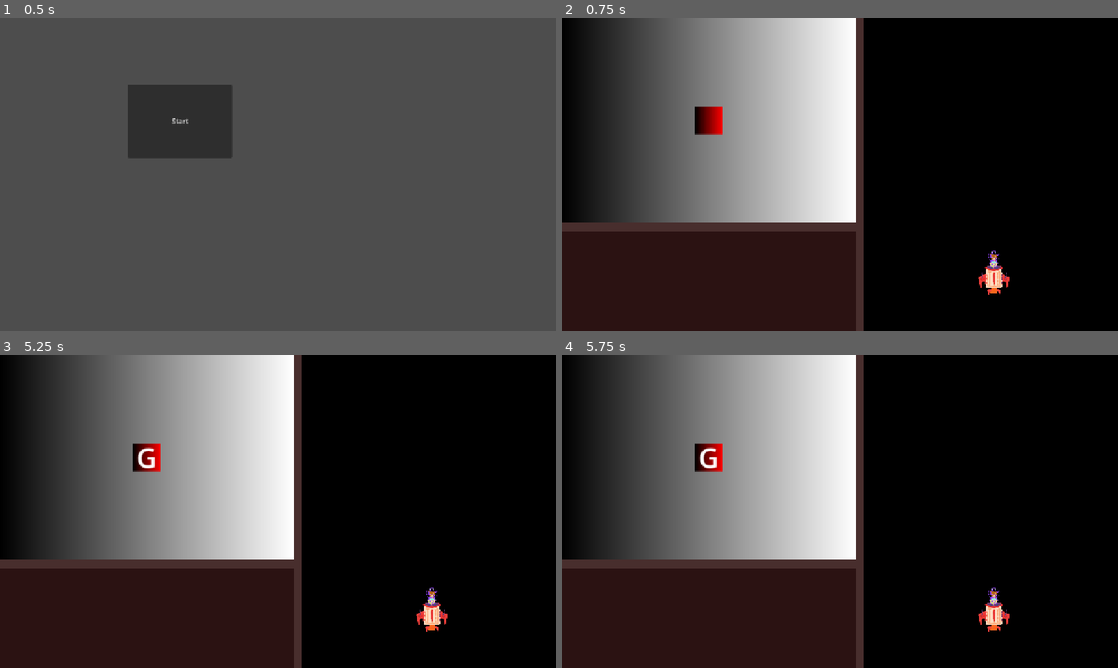
Above: before the commit, frames 1-4 (two rows, left to right).
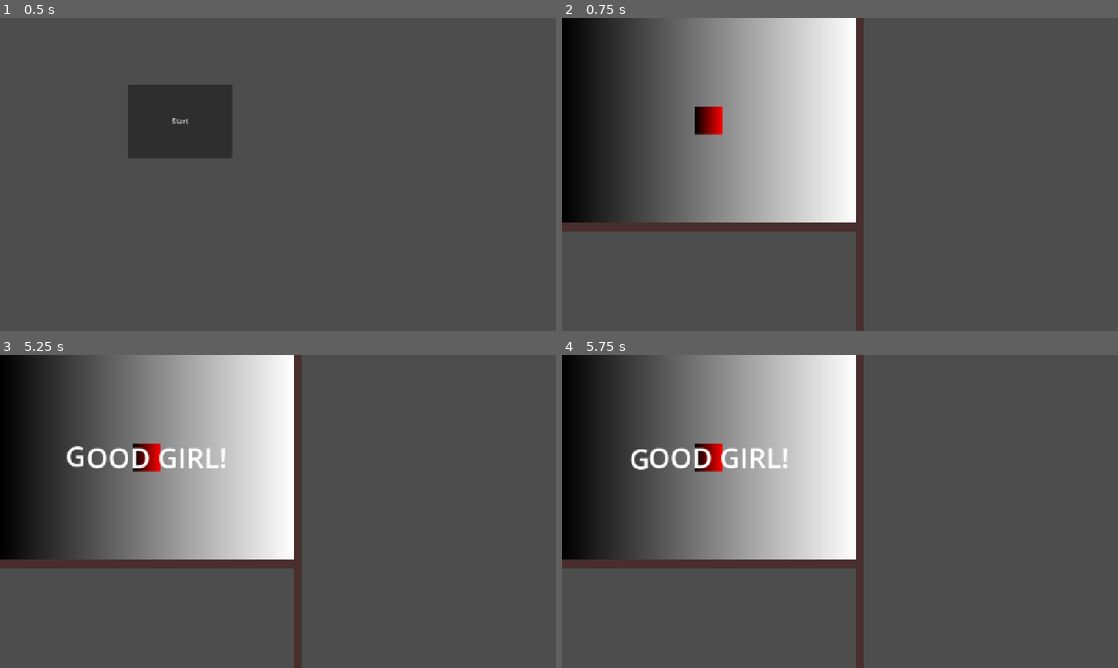
Above: after the commit, the same moments.

Repository: AverySimmons/Laika
Game: Godot game, scene res://01_Source/00_Main/00_Root/root_manager.tscn
Two runs of this game, one before a commit and one after it. Both use one fixed random seed, a clock stepped at 60 frames per second and the inputs below.
Inputs (mouse positions are in pixels of both pictures, inside the frame that each line leads up to):
- Up to frame 1 (0.5 s): no input
- Up to frame 2 (0.75 s): click "Start" at 0.5 s
- Up to frame 3 (5.25 s): tap Enter at 1.25, 2.75, 4.25 s; move the mouse to (400, 495) at 1.27 s; press the mouse at (400, 495) at 1.28 s; hold D (right) 1.28-2.03 s; tap Space at 2, 3.5, 5 s; move the mouse to (166, 527) at 2.02 s; release the mouse at (166, 527) at 2.03 s; hold S (down) 2.03-2.78 s; click (166, 527) at 2.1 s; move the mouse to (333, 442) at 2.77 s; press the mouse at (333, 442) at 2.78 s; hold D (right) 2.78-3.53 s; move the mouse to (250, 574) at 3.52 s; release the mouse at (250, 574) at 3.53 s; hold W (up) 3.53-4.28 s; click (250, 574) at 3.6 s; move the mouse to (444, 558) at 4.27 s; press the mouse at (444, 558) at 4.28 s; hold A (left) from 4.28 s (still down); move the mouse to (111, 464) at 5.02 s; release the mouse at (111, 464) at 5.03 s; click (111, 464) at 5.1 s
- Up to frame 4 (5.75 s): keep holding A (left)

Frame 1 is identical in both runs. In frame 2, 63% of the frame differs, in the area x 0-100%, y 0-100%; in frame 3, 63%; in frame 4, 63%.

Commit message:
custom cursors and minigame structure rework

Diff:
--- a/01_Source/00_Main/00_Root/Mouse/mouse.gd
+++ b/01_Source/00_Main/00_Root/Mouse/mouse.gd
@@ -1,66 +1,38 @@
 class_name Mouse
 extends Node
 
-enum {MENU, COCKPIT, COCKPIT_HOVER, SPACE}
+enum {NORMAL, INTERACT, GRAB, AIM}
+
+var cursor_type: int = NORMAL
+
+var _normal_cursor = preload("res://00_Assets/00_Sprites/cursor sprites/hand_cursor_normal.png").get_image()
+var _interact_cursor = preload("res://00_Assets/00_Sprites/cursor sprites/hand_cursor_interact.png").get_image()
+var _grab_cursor = preload("res://00_Assets/00_Sprites/cursor sprites/hand_cursor_grab.png").get_image()
+var _aim1_cursor = preload("res://00_Assets/00_Sprites/cursor sprites/spaceship_aim_cusor_1.png").get_image()
+var _aim2_cursor = preload("res://00_Assets/00_Sprites/cursor sprites/spaceship_aim_cusor_2.png").get_image()
 
 var _timer: float = 0
-var _cursor_type: int = MENU
-var _speed: float = 1
 var _last_cursor_image: Image
 
 func _process(delta: float) -> void:
 	_set_cursor()
 
-	_timer += delta * _speed
-
-func set_type(type) -> void:
-	match type:
-		MENU:
-			print("MENU")
-		COCKPIT:
-			print("COCKPIT")
-		SPACE:
-			print("SPACE")
-
-func _set_to_menu() -> void:
-	_cursor_type = MENU
-	_speed = 1
-
-func _set_to_cockpit() -> void:
-	_cursor_type = COCKPIT
-	_speed = 1.25
-
-func _set_to_cockpit_hover() -> void:
-	_cursor_type = COCKPIT_HOVER
-	_speed = 1.25
-
-func _set_to_space() -> void:
-	_cursor_type = SPACE
-	_speed = 2
+	_timer = fmod(_timer + delta * 2., 1.)
 
 func _set_cursor() -> void:
 	var cursor_image: Image
-	match _cursor_type:
-		MENU:
+	match cursor_type:
+		NORMAL:
+			cursor_image = _normal_cursor
+		INTERACT:
+			cursor_image = _interact_cursor
+		GRAB:
+			cursor_image = _grab_cursor
+		AIM:
 			if _timer > 0.5:
-				pass
+				cursor_image = _aim1_cursor
 			else:
-				pass
-		COCKPIT:
-			if _timer > 0.5:
-				pass
-			else:
-				pass
-		COCKPIT_HOVER:
-			if _timer > 0.5:
-				pass
-			else:
-				pass
-		SPACE:
-			if _timer > 0.5:
-				pass
-			else:
-				pass
+				cursor_image = _aim2_cursor
 
 	if cursor_image != _last_cursor_image:
 		Input.set_custom_mouse_cursor(cursor_image)
--- a/01_Source/00_Main/01_Game/game_manager.gd
+++ b/01_Source/00_Main/01_Game/game_manager.gd
@@ -4,7 +4,7 @@
 @onready var living_space_container: SubViewportContainer = $Control/ScreenContainer/CockpitContainer/LivingSpaceContainer
 @onready var control_panel_container: SubViewportContainer = $Control/ScreenContainer/CockpitContainer/ControlPanelContainer
 @onready var space_container: SubViewportContainer = $Control/ScreenContainer/SpaceContainer
-@onready var living_space
+@onready var living_space: Node2D = $Control/ScreenContainer/CockpitContainer/LivingSpaceContainer/SubViewport/CockpitLevel
 @onready var control_panel
 @onready var space
 
@@ -23,11 +23,10 @@
 	space_container.mouse_entered.connect(_space_mouse_entered)
 
 func _cockpit_mouse_entered() -> void:
-	Data.custom_mouse.set_type(Mouse.COCKPIT)
 	current_focus = COCKPIT
 
 func _space_mouse_entered() -> void:
-	Data.custom_mouse.set_type(Mouse.SPACE)
+	Data.custom_mouse.cursor_type = Mouse.AIM
 	current_focus = SPACE
 
 func _handle_click() -> void:
@@ -47,4 +46,4 @@
 
 		var mouse_pos = get_global_mouse_position()
 		var local_mouse_pos = mouse_pos - living_space_container.global_position
-		#living_space.handle_click(local_mouse_pos, is_click, is_held)
+		living_space.handle_mouse(local_mouse_pos, is_click, is_held)
--- a/01_Source/00_Main/01_Game/game_manager.tscn
+++ b/01_Source/00_Main/01_Game/game_manager.tscn
@@ -1,8 +1,7 @@
-[gd_scene load_steps=4 format=3 uid="uid://dessid8kik7r8"]
+[gd_scene load_steps=3 format=3 uid="uid://dessid8kik7r8"]
 
 [ext_resource type="Script" uid="uid://v3dj5mt8ovw0" path="res://01_Source/00_Main/01_Game/game_manager.gd" id="1_gu7u4"]
 [ext_resource type="PackedScene" uid="uid://c31iito6ph7xe" path="res://01_Source/02_Cockpit/00_Level/cockpit_level.tscn" id="2_kcsw3"]
-[ext_resource type="Texture2D" uid="uid://c7i71lns6i3vf" path="res://00_Assets/00_Sprites/space sprites/laika_spaceship.png" id="2_xao3e"]
 
 [node name="GameManager" type="Node2D"]
 script = ExtResource("1_gu7u4")
@@ -73,11 +72,6 @@
 size = Vector2i(675, 230)
 render_target_update_mode = 4
 
-[node name="ColorRect" type="ColorRect" parent="Control/ScreenContainer/CockpitContainer/ControlPanelContainer"]
-custom_minimum_size = Vector2(675, 230)
-layout_mode = 2
-color = Color(0.17, 0.0714, 0.0730433, 1)
-
 [node name="BorderVert" type="TextureRect" parent="Control/ScreenContainer"]
 custom_minimum_size = Vector2(20, 0)
 layout_mode = 2
@@ -98,13 +92,3 @@
 handle_input_locally = false
 size = Vector2i(585, 720)
 render_target_update_mode = 4
-
-[node name="ColorRect" type="ColorRect" parent="Control/ScreenContainer/SpaceContainer"]
-custom_minimum_size = Vector2(585, 720)
-layout_mode = 2
-color = Color(0, 0, 0, 1)
-
-[node name="LaikaSpaceship" type="Sprite2D" parent="Control/ScreenContainer/SpaceContainer"]
-position = Vector2(299, 585)
-scale = Vector2(0.3, 0.3)
-texture = ExtResource("2_xao3e")
--- a/01_Source/02_Cockpit/00_Level/cockpit_level.gd
+++ b/01_Source/02_Cockpit/00_Level/cockpit_level.gd
@@ -36,3 +36,8 @@
 		if laika_mouse_dist < _LAIKA_CLICK_RADIUS:
 			in_minigame = true
 			# enter minigame
+
+	if is_held:
+		Data.custom_mouse.cursor_type = Mouse.GRAB
+	else:
+		Data.custom_mouse.cursor_type = Mouse.NORMAL
--- /dev/null
+++ b/01_Source/02_Cockpit/02_Minigames/00_Letters/letter_lock.gd
@@ -0,0 +1,72 @@
+class_name LetterLock
+extends Node2D
+
+signal success()
+
+@onready var label: RichTextLabel = $Label
+@onready var animation_player: AnimationPlayer = $AnimationPlayer
+
+var letters: String
+
+var _letter_queue = []
+var _frame_used = false
+var _spaces = 0
+
+func _ready() -> void:
+	for l in letters:
+		if l != ' ':
+			_letter_queue.push_back(str(l))
+		else:
+			_spaces += 1
+
+	_update_text()
+
+func _process(delta: float) -> void:
+	_frame_used = false
+
+func _input(event: InputEvent) -> void:
+	if _frame_used: return
+	if not _letter_queue: return
+
+	var correct_input = event.as_text() == _letter_queue[0] or \
+		(_letter_queue[0] == '!' and event.as_text() == "Shift+1")
+
+	if correct_input and not event.is_released() \
+			and not event.is_echo():
+		_progress_queue()
+
+		if not _letter_queue:
+			_complete()
+
+func _update_text() -> void:
+	var new_text = "[color=#bababa90]"
+	var ind = letters.length() - _letter_queue.size() - _spaces
+	var close_shake = false
+	for l in letters:
+		if l == ' ':
+			new_text += l
+			continue
+
+		if ind == 0:
+			new_text += "[/color]"
+			new_text += "[shake rate=25.0 level=40 connected=0]"
+			close_shake = true
+
+		new_text += l
+
+		if close_shake:
+			new_text += "[/shake]"
+			close_shake = false
+
+		ind -= 1
+
+	label.text = new_text
+
+func _progress_queue() -> void:
+	_letter_queue.pop_front()
+	_frame_used = true
+
+	_update_text()
+
+func _complete() -> void:
+	success.emit()
--- /dev/null
+++ b/01_Source/02_Cockpit/02_Minigames/00_Letters/letter_lock.tscn
@@ -0,0 +1,36 @@
+[gd_scene load_steps=5 format=3 uid="uid://d00cxx6be72xg"]
+
+[ext_resource type="Script" uid="uid://dhyuq66760pca" path="res://01_Source/02_Cockpit/02_Minigames/00_Letters/letter_lock.gd" id="1_ub6yc"]
+
+[sub_resource type="Animation" id="Animation_ub6yc"]
+resource_name = "Enter"
+
+[sub_resource type="Animation" id="Animation_5xews"]
+resource_name = "Exit"
+
+[sub_resource type="AnimationLibrary" id="AnimationLibrary_x4yht"]
+_data = {
+&"Enter": SubResource("Animation_ub6yc"),
+&"Exit": SubResource("Animation_5xews")
+}
+
+[node name="LetterLock" type="Node2D"]
+script = ExtResource("1_ub6yc")
+
+[node name="Label" type="RichTextLabel" parent="."]
+custom_minimum_size = Vector2(500, 200)
+offset_left = -250.0
+offset_top = -100.0
+offset_right = 250.0
+offset_bottom = 100.0
+theme_override_font_sizes/normal_font_size = 64
+bbcode_enabled = true
+text = "[color=#bababa90]G[/color][shake rate=25.0 level=40 connected=0]O[/shake]OD GIRL!"
+autowrap_mode = 0
+horizontal_alignment = 1
+vertical_alignment = 1
+
+[node name="AnimationPlayer" type="AnimationPlayer" parent="."]
+libraries = {
+&"": SubResource("AnimationLibrary_x4yht")
+}
--- a/01_Source/02_Cockpit/02_Minigames/00_Letters/task_letter.gd
+++ /dev/null
@@ -1,15 +0,0 @@
-class_name TaskLetter
-extends Node2D
-
-@onready var label: Label = $Label
-@onready var animation_player: AnimationPlayer = $AnimationPlayer
-
-var letter: String
-
-func _ready() -> void:
-	label.text = letter
-
-func despawn() -> void:
-	animation_player.play("Exit")
-	await animation_player.animation_finished
-	queue_free()
--- a/01_Source/02_Cockpit/02_Minigames/00_Letters/task_letter.tscn
+++ /dev/null
@@ -1,116 +0,0 @@
-[gd_scene load_steps=7 format=3 uid="uid://8yecf0u1c6re"]
-
-[ext_resource type="Script" uid="uid://borykwnrmddj1" path="res://01_Source/02_Cockpit/02_Minigames/00_Letters/task_letter.gd" id="1_x4s0f"]
-
-[sub_resource type="LabelSettings" id="LabelSettings_w2thv"]
-font_size = 64
-
-[sub_resource type="Animation" id="Animation_w2thv"]
-resource_name = "Enter"
-length = 0.2
-tracks/0/type = "value"
-tracks/0/imported = false
-tracks/0/enabled = true
-tracks/0/path = NodePath("Label:position")
-tracks/0/interp = 1
-tracks/0/loop_wrap = true
-tracks/0/keys = {
-"times": PackedFloat32Array(0, 0.2),
-"transitions": PackedFloat32Array(0.35, 1),
-"update": 0,
-"values": [Vector2(-150, 50), Vector2(-150, -100)]
-}
-tracks/1/type = "value"
-tracks/1/imported = false
-tracks/1/enabled = true
-tracks/1/path = NodePath("Label:self_modulate")
-tracks/1/interp = 1
-tracks/1/loop_wrap = true
-tracks/1/keys = {
-"times": PackedFloat32Array(0, 0.2),
-"transitions": PackedFloat32Array(0.35, 1),
-"update": 0,
-"values": [Color(1, 1, 1, 0), Color(1, 1, 1, 1)]
-}
-
-[sub_resource type="Animation" id="Animation_x4s0f"]
-resource_name = "Exit"
-length = 0.1
-tracks/0/type = "value"
-tracks/0/imported = false
-tracks/0/enabled = true
-tracks/0/path = NodePath("Label:self_modulate")
-tracks/0/interp = 1
-tracks/0/loop_wrap = true
-tracks/0/keys = {
-"times": PackedFloat32Array(0, 0.1),
-"transitions": PackedFloat32Array(0.35, 1),
-"update": 0,
-"values": [Color(1, 1, 1, 1), Color(1, 1, 1, 0)]
-}
-tracks/1/type = "value"
-tracks/1/imported = false
-tracks/1/enabled = true
-tracks/1/path = NodePath("Label:position")
-tracks/1/interp = 1
-tracks/1/loop_wrap = true
-tracks/1/keys = {
-"times": PackedFloat32Array(0, 0.1),
-"transitions": PackedFloat32Array(0.35, 1),
-"update": 0,
-"values": [Vector2(-150, -99.999), Vector2(-150, -110)]
-}
-
-[sub_resource type="Animation" id="Animation_ekjxl"]
-length = 0.001
-tracks/0/type = "value"
-tracks/0/imported = false
-tracks/0/enabled = true
-tracks/0/path = NodePath("Label:position")
-tracks/0/interp = 1
-tracks/0/loop_wrap = true
-tracks/0/keys = {
-"times": PackedFloat32Array(0),
-"transitions": PackedFloat32Array(1),
-"update": 0,
-"values": [Vector2(-150, -100)]
-}
-tracks/1/type = "value"
-tracks/1/imported = false
-tracks/1/enabled = true
-tracks/1/path = NodePath("Label:self_modulate")
-tracks/1/interp = 1
-tracks/1/loop_wrap = true
-tracks/1/keys = {
-"times": PackedFloat32Array(0),
-"transitions": PackedFloat32Array(1),
-"update": 0,
-"values": [Color(1, 1, 1, 1)]
-}
-
-[sub_resource type="AnimationLibrary" id="AnimationLibrary_ekjxl"]
-_data = {
-&"Enter": SubResource("Animation_w2thv"),
-&"Exit": SubResource("Animation_x4s0f"),
-&"RESET": SubResource("Animation_ekjxl")
-}
-
-[node name="TaskLetter" type="Node2D"]
-script = ExtResource("1_x4s0f")
-
-[node name="Label" type="Label" parent="."]
-custom_minimum_size = Vector2(300, 200)
-offset_left = -150.0
-offset_top = -100.0
-offset_right = 150.0
-offset_bottom = 100.0
-text = "W"
-label_settings = SubResource("LabelSettings_w2thv")
-horizontal_alignment = 1
-vertical_alignment = 1
-
-[node name="AnimationPlayer" type="AnimationPlayer" parent="."]
-libraries = {
-&"": SubResource("AnimationLibrary_ekjxl")
-}
-autoplay = "Enter"
--- a/01_Source/02_Cockpit/02_Minigames/Pet/pet_minigame.gd
+++ b/01_Source/02_Cockpit/02_Minigames/Pet/pet_minigame.gd
@@ -9,7 +9,6 @@
 	_locks = 2
 
 func _process(delta: float) -> void:
-	super._process(delta)
 
 	handle_mouse(get_global_mouse_position(), Input.is_action_just_pressed("click"), Input.is_action_pressed("click"))
 	#print(_mouse_dist)
@@ -30,7 +29,6 @@
 		_mouse_dist += _last_mouse_position.distance_to(local_mouse_pos)
 		if _mouse_dist > _NEEDED_MOUSE_DIST:
 			_open_lock()
-			_extend_letter_queue("GOOD_GIRL")
-			_spawn_letter()
+			_spawn_letter_lock("GOOD GIRL!")
 
 	_last_mouse_position = local_mouse_pos
--- a/01_Source/02_Cockpit/02_Minigames/minigame.gd
+++ b/01_Source/02_Cockpit/02_Minigames/minigame.gd
@@ -3,51 +3,21 @@
 
 signal success()
 
-@onready var _letter_scene = preload("res://01_Source/02_Cockpit/02_Minigames/00_Letters/task_letter.tscn")
+@onready var _letter_lock_scene = preload("res://01_Source/02_Cockpit/02_Minigames/00_Letters/letter_lock.tscn")
 
 var _locks = 0
-var _letter_queue = []
-var _current_letter: TaskLetter
-var _letter_timer = 0
 
-func _process(delta: float) -> void:
-	_letter_timer -= delta
-
-func _input(event: InputEvent) -> void:
-
-	## need to make sure that holding it down doesnt work
-	if _letter_queue and _letter_queue[0] == event.as_text() \
-			and event.is_pressed() and not event.is_echo() and _letter_timer <= 0:
-
-		_letter_queue.pop_front()
-		_despawn_letter()
-		if _letter_queue:
-			_spawn_letter()
-		else:
-			_open_lock()
-
-func _spawn_letter() -> void:
-	_current_letter = _letter_scene.instantiate()
-	_current_letter.global_position = Data.LIVING_SPACE_SIZE / 2.
-	_current_letter.letter = _letter_queue[0]
-	add_child(_current_letter)
-
-	_letter_timer = 0.01
-
-func _despawn_letter() -> void:
-	_current_letter.despawn()
+func _spawn_letter_lock(letters: String) -> void:
+	var new_letter_lock: LetterLock = _letter_lock_scene.instantiate()
+	new_letter_lock.letters = letters
+	new_letter_lock.global_position = Data.LIVING_SPACE_SIZE / 2.
+	new_letter_lock.success.connect(_open_lock)
+	add_child(new_letter_lock)
 
 func _open_lock() -> void:
 	_locks -= 1
 	if _locks <= 0:
 		success.emit()
 
-func _extend_letter_queue(val: String) -> void:
-	for i in val:
-		if i == "_":
-			_letter_queue.push_back("Space")
-		else:
-			_letter_queue.push_back(str(i))
-
 func handle_mouse(local_mouse_pos, is_click, is_held) -> void:
 	pass
Not shown, added: 00_Assets/00_Sprites/cursor sprites/hand_cursor_grab.png.import
Not shown, added: 00_Assets/00_Sprites/cursor sprites/hand_cursor_interact.png.import
Not shown, added: 00_Assets/00_Sprites/cursor sprites/hand_cursor_normal.png.import
Not shown, added: 00_Assets/00_Sprites/cursor sprites/spaceship_aim_cusor_1.png.import
Not shown, added: 00_Assets/00_Sprites/cursor sprites/spaceship_aim_cusor_2.png.import
Not shown, added: 01_Source/02_Cockpit/02_Minigames/00_Letters/letter_lock.gd.uid
Not shown, removed: 01_Source/02_Cockpit/02_Minigames/00_Letters/task_letter.gd.uid
